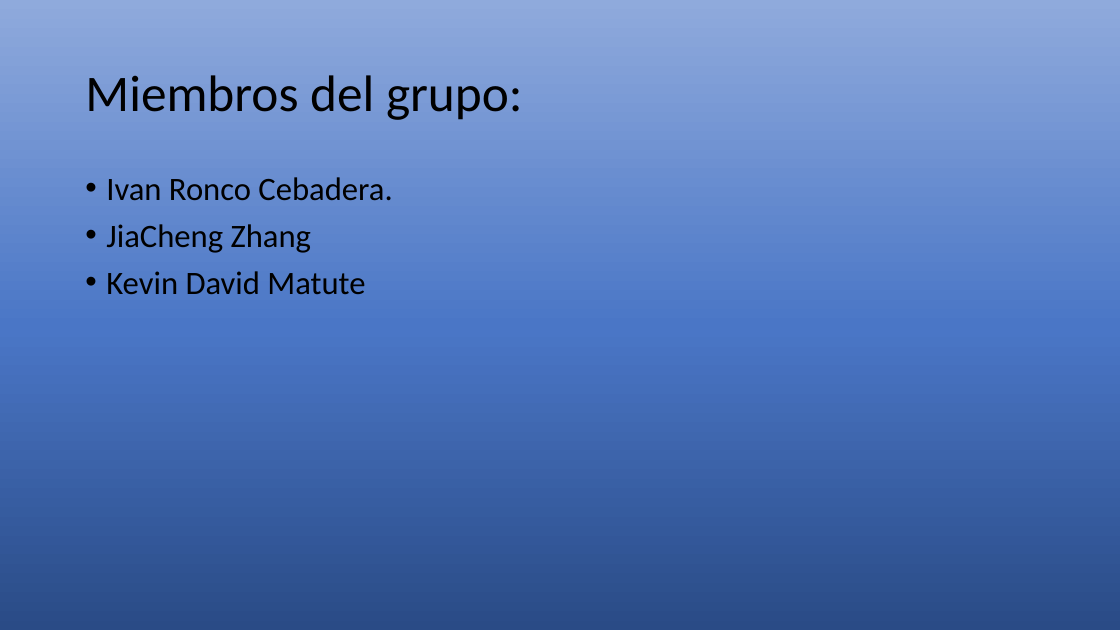
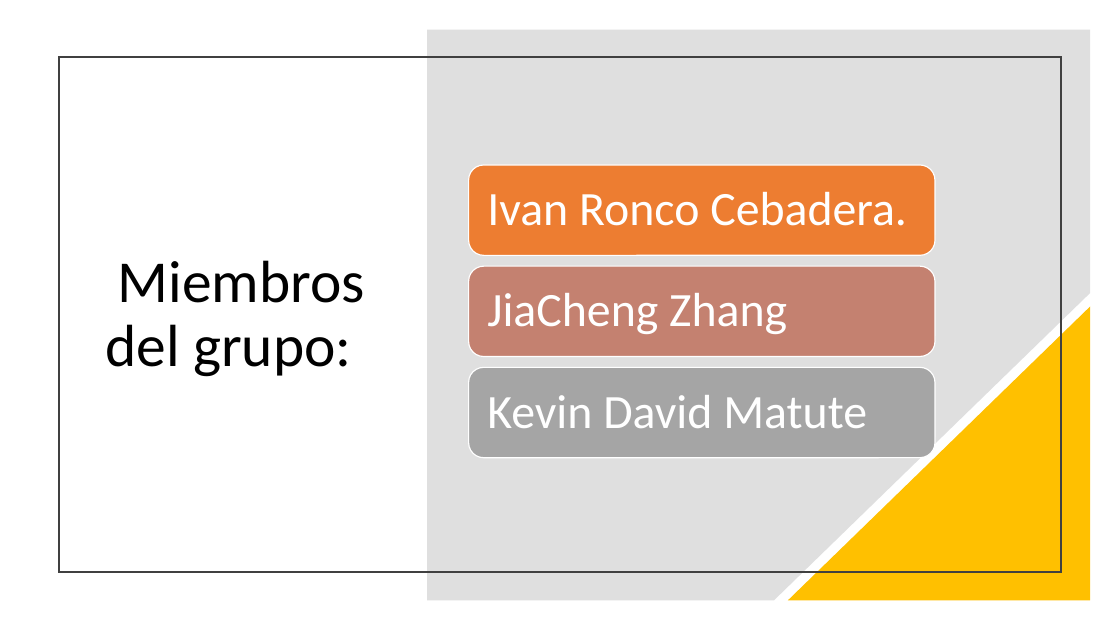
Before and after one commit to JiaChengZhang14/Proyecto_Grupal-ITV, a slide deck: slide 25 of comun/PresentacionITV.pptx (slide 19 before the commit). Drawn at 1120x630 pixels with LibreOffice and Linux fonts; fonts in the diff are those of the drawing. Boxes give left, top, right and bottom in pixels: in the first picture for what was removed or moved away, otherwise in the second. Text is boxed around its words. In the diff, an @@ line names an element or a change of style, - is before the commit and + after.

```diff
--- a/comun/PresentacionITV.pptx
+++ b/comun/PresentacionITV.pptx
@@ background gradient #2A4B86 to #4A76C6 to #8FAADC to #FFFFFF @@
@@ freeform shape added at (x1=428, y1=29, x2=1091, y2=600), fill #808080 at 25% opacity @@
@@ rectangle added at (x1=59, y1=57, x2=1061, y2=572), outline #404040 1.5 pt @@
@@ title "Miembros del grupo:" moved from (x1=85, y1=75, x2=523, y2=120) to (x1=105, y1=260, x2=365, y2=377) @@
@@ title "Miembros del grupo:" at (x1=105, y1=260, x2=365, y2=377): size 44 to 51 pt; alignment left to right @@
@@ text removed at (x1=106, y1=177, x2=392, y2=295) @@
-• Ivan Ronco Cebadera.
-• JiaCheng Zhang
-• Kevin David Matute
@@ right triangle added at (x1=788, y1=307, x2=1091, y2=601), fill #FFC000 @@
@@ group added at (x1=469, y1=165, x2=935, y2=458): 3 rounded rectangles, 3 texts @@
+Ivan Ronco Cebadera.
+JiaCheng Zhang
+Kevin David Matute
```
Also in this commit, not shown: 8 other slides changed, 7 slides added, 1 slide removed, 2 other files.
